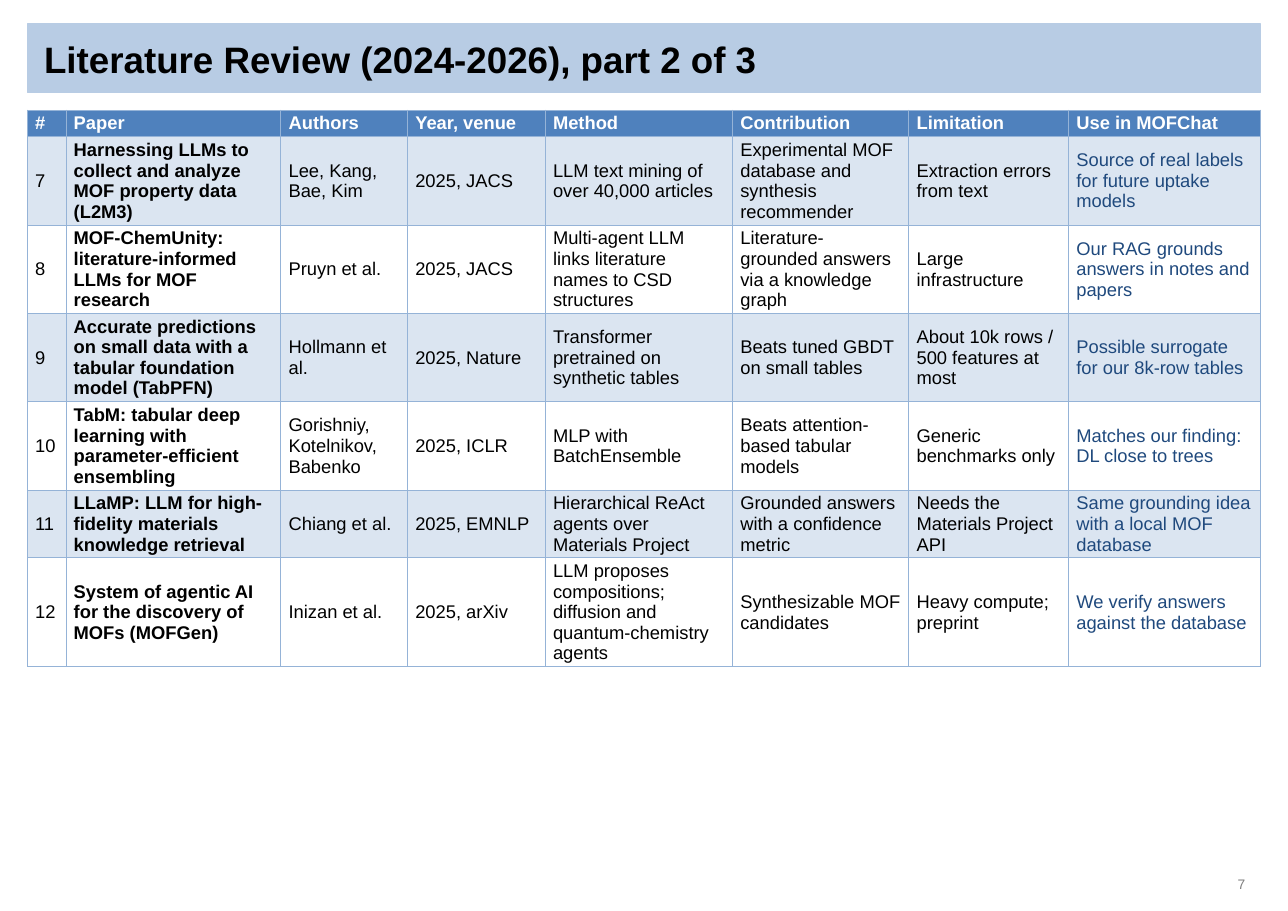
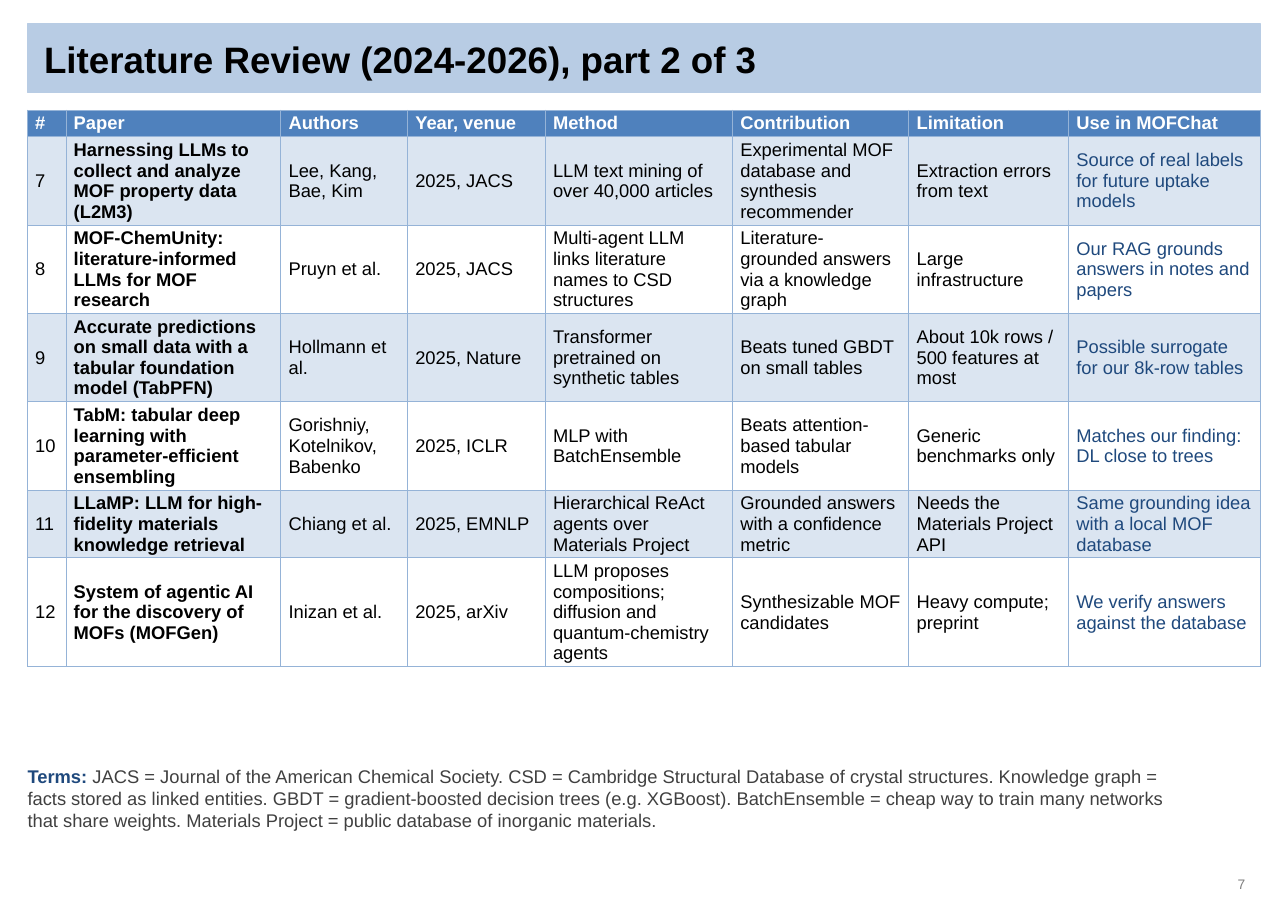
Before and after one commit to Sai-Mohith24/MOFChat-AI-Driven-Material-Recommendation-, a slide deck: slide 7 of reviews/final_review/MOFChat_Final_Review.pptx. Drawn at 1288x911 pixels with LibreOffice and Linux fonts; fonts in the diff are those of the drawing. Boxes give left, top, right and bottom in pixels: in the first picture for what was removed or moved away, otherwise in the second. Text is boxed around its words. In the diff, an @@ line names an element or a change of style, - is before the commit and + after.

```diff
--- a/reviews/final_review/MOFChat_Final_Review.pptx
+++ b/reviews/final_review/MOFChat_Final_Review.pptx
@@ text added at (28, 769, 1163, 831), 12 pt, text #404040 @@
+Terms: JACS = Journal of the American Chemical Society. CSD = Cambridge Structural Database of crystal structures. Knowledge graph = facts stored as linked entities. GBDT = gradient-boosted decision trees (e.g. XGBoost). BatchEnsemble = cheap way to train many networks that share weights. Materials Project = public database of inorganic materials.
```
Also in this commit, not shown: 30 other slides changed, 3 other files.
